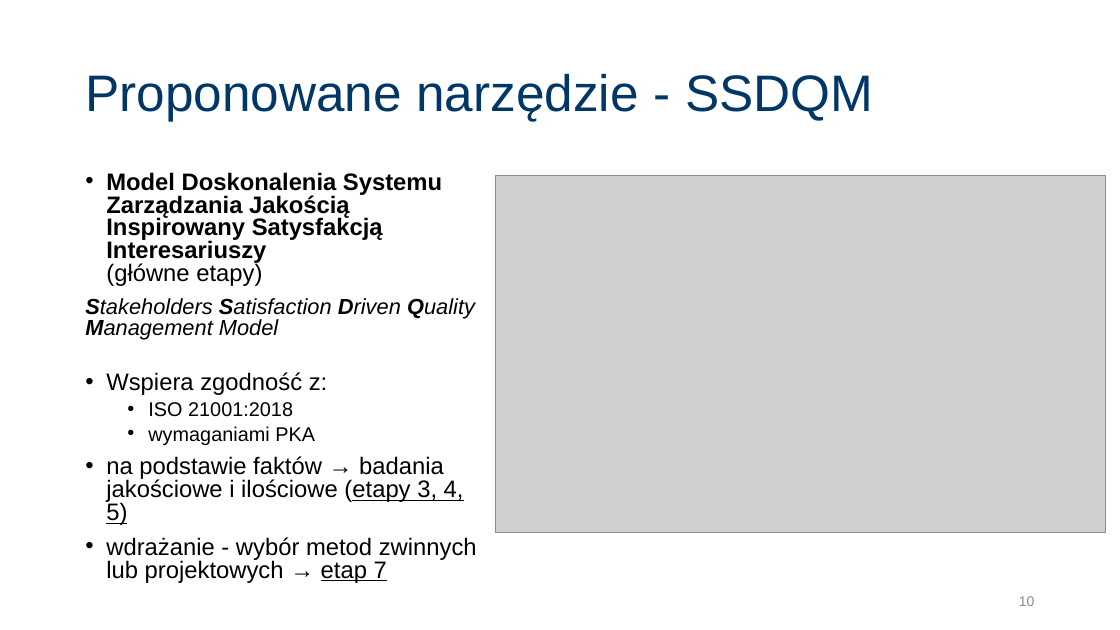
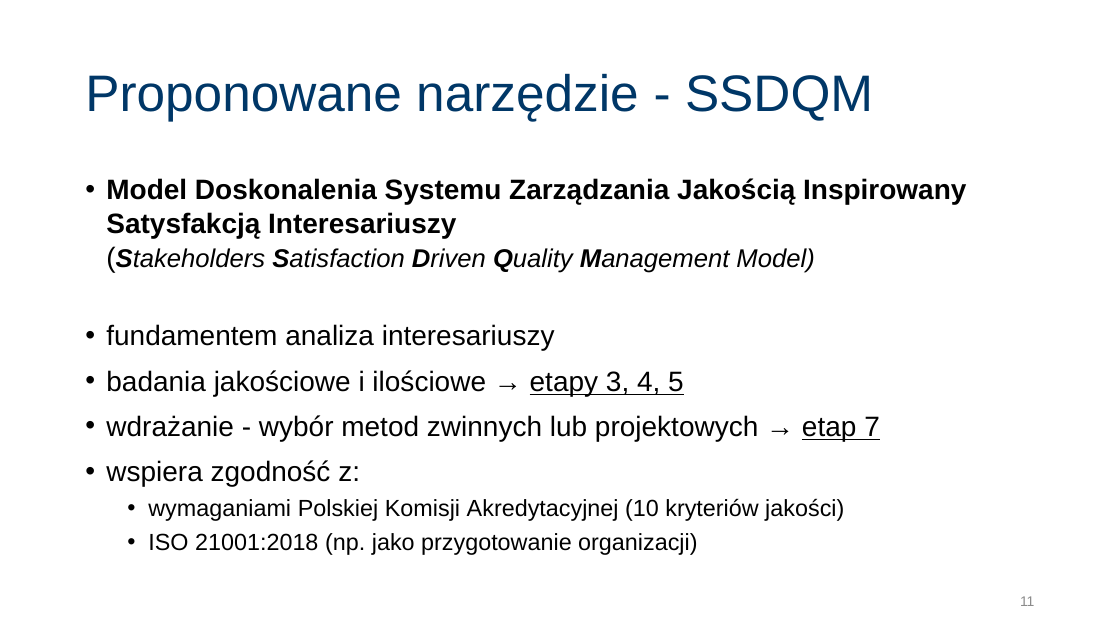
Before and after one commit to JeanPaulSzefler/doktorat_git, a slide deck: slide 11 of Obrona_JPSZEFLER/JPSZEFLER_ObronaDoktoratu_v0.1.pptx (slide 10 before the commit). Drawn at 1120x630 pixels with LibreOffice and Linux fonts; fonts in the diff are those of the drawing; grey boxes stand for pictures. Boxes give left, top, right and bottom in pixels: in the first picture for what was removed or moved away, otherwise in the second. Text is boxed around its words. In the diff, an @@ line names an element or a change of style, - is before the commit and + after.

```diff
--- a/Obrona_JPSZEFLER/JPSZEFLER_ObronaDoktoratu_v0.1.pptx
+++ b/Obrona_JPSZEFLER/JPSZEFLER_ObronaDoktoratu_v0.1.pptx
@@ text at [106,178,966,396]: text changed; size 20.4 to 24 pt @@
-• Model Doskonalenia Systemu Zarządzania Jakością Inspirowany Satysfakcją Interesariuszy
-  (główne etapy)
-Stakeholders Satisfaction Driven Quality Management Model
-• Wspiera zgodność z:
-  • ISO 21001:2018
-  • wymaganiami PKA
-• na podstawie faktów → badania jakościowe i ilościowe (etapy 3, 4, 5)
+• Model Doskonalenia Systemu Zarządzania Jakością Inspirowany Satysfakcją Interesariuszy
+  (Stakeholders Satisfaction Driven Quality Management Model)
+• fundamentem analiza interesariuszy
+• badania jakościowe i ilościowe → etapy 3, 4, 5
@@ picture removed at [495,176,1105,533] @@
@@ text at [106,415,880,441]: size 20.4 to 24 pt in "wdrażanie - wybór metod zwinnych lub projektowych ..."; line spacing 0.8 to 1 @@
@@ text at [106,460,844,555]: paragraphs added @@
+• wspiera zgodność z:
+  • wymaganiami Polskiej Komisji Akredytacyjnej (10 kryteriów jakości)
+  • ISO 21001:2018 (np. jako przygotowanie organizacji)
@@ page number at [1020,596,1034,606]: text changed @@
-10
+11
```
Also in this commit, not shown: 3 other slides changed, 3 slides added, 5 slides removed, 2 other files.
